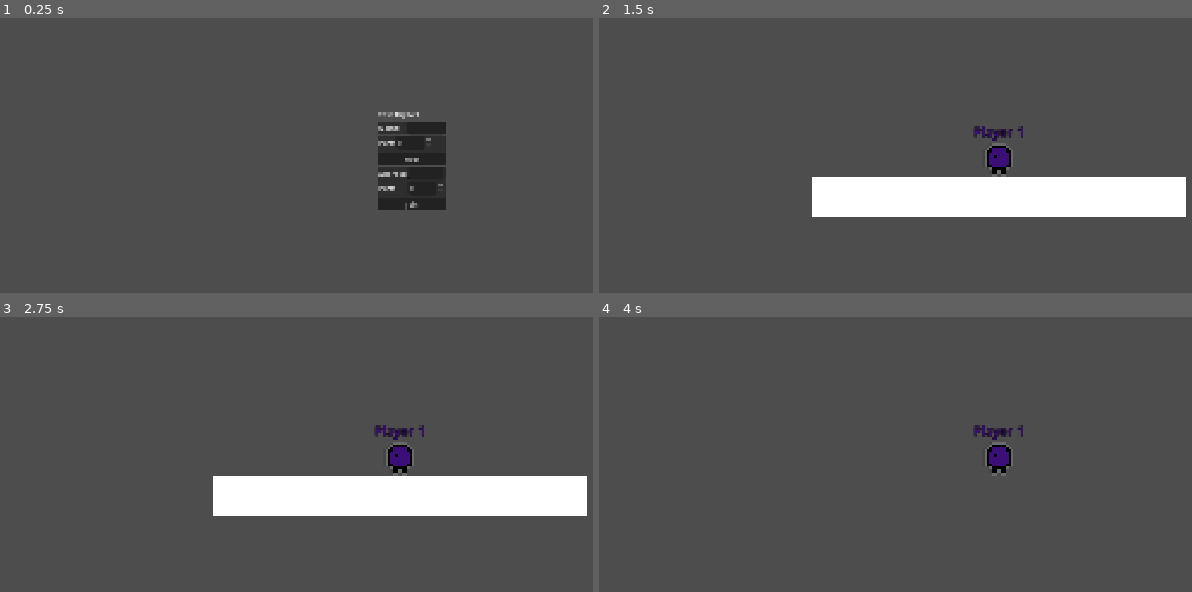
Above: before the commit, frames 1-4 (two rows, left to right).
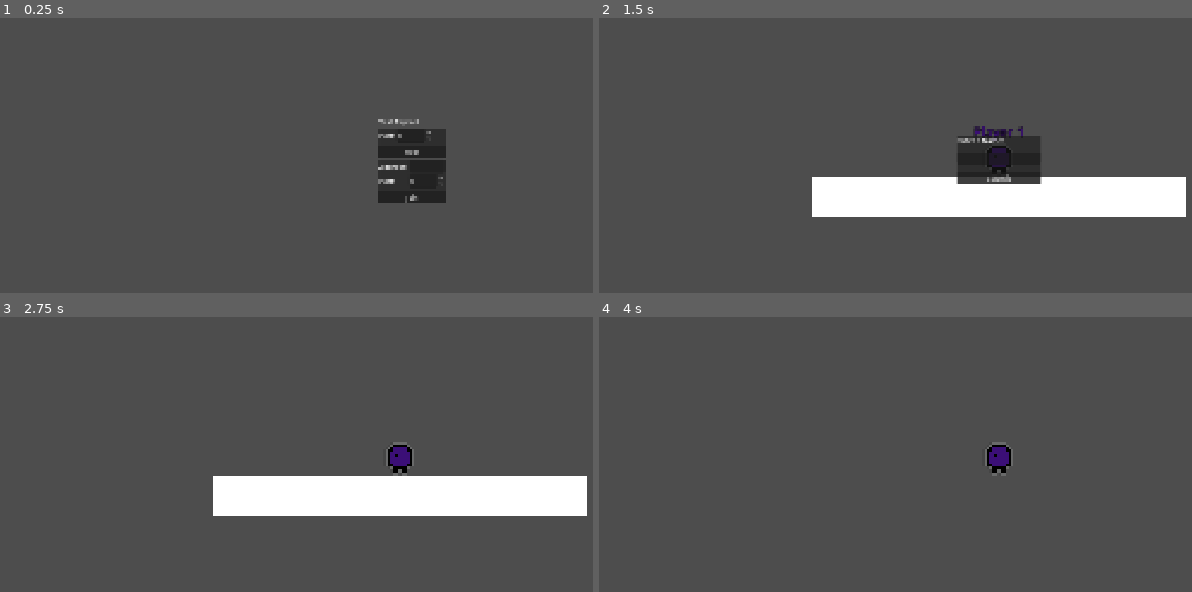
Above: after the commit, the same moments.

Repository: Mrneptune11/Unlimited-Games-Jam
Game: Godot game, scene res://Main/Lobby/Lobby.tscn
Two runs of this game, one before a commit and one after it. Both use one fixed random seed, a clock stepped at 60 frames per second and the inputs below.
Inputs (mouse positions are in pixels of both pictures, inside the frame that each line leads up to):
- Up to frame 1 (0.25 s): no input
- Up to frame 2 (1.5 s): click (1025, 174) at 0.52 s; type "12" at 0.6 s; click "Host" at 1.25 s
- Up to frame 3 (2.75 s): click (397, 476) at 2 s, where only the run after the commit has a clickable "Submit"
- Up to frame 4 (4 s): tap Enter at 2.75 s; hold D (move_right) from 2.78 s (still down); tap 0 at 2.85, 3.6 s; tap Space (move_up) at 3.02, 3.77 s

The runs differ from the first frame. In frame 1, 1.4% of the frame differs, in the area x 63-76%, y 34-70%; in frame 2, 2.2%, in the area x 60-75%, y 42-61%; in frame 3, 0.2%; in frame 4, 0.2%.

Commit message:
players can name themselves

Diff:
--- a/Main/Lobby/Lobby.tscn
+++ b/Main/Lobby/Lobby.tscn
@@ -54,21 +54,6 @@
 [node name="ENet" type="VBoxContainer" parent="UI/Start" unique_id=2036676489]
 layout_mode = 2
 
-[node name="NameContainer" type="PanelContainer" parent="UI/Start/ENet" unique_id=1089841600]
-layout_mode = 2
-
-[node name="HBox" type="HBoxContainer" parent="UI/Start/ENet/NameContainer" unique_id=234368910]
-layout_mode = 2
-theme_override_constants/separation = 16
-
-[node name="NameLabel" type="Label" parent="UI/Start/ENet/NameContainer/HBox" unique_id=96413914]
-layout_mode = 2
-text = "Name:"
-
-[node name="Name" type="LineEdit" parent="UI/Start/ENet/NameContainer/HBox" unique_id=665797565]
-custom_minimum_size = Vector2(94, 0)
-layout_mode = 2
-
 [node name="HostENet" type="PanelContainer" parent="UI/Start/ENet" unique_id=251083739]
 layout_mode = 2
 
--- /dev/null
+++ b/Objects/Entry Box/EntryBox.tscn
@@ -0,0 +1,35 @@
+[gd_scene format=3 uid="uid://cf4hevrnltnek"]
+
+[ext_resource type="Script" uid="uid://hxdqybynr1ro" path="res://Objects/Entry Box/entry_box.gd" id="1_vgqg1"]
+
+[node name="NameContainer" type="PanelContainer" unique_id=1066980682]
+custom_minimum_size = Vector2(200, 0)
+anchors_preset = 8
+anchor_left = 0.5
+anchor_top = 0.5
+anchor_right = 0.5
+anchor_bottom = 0.5
+offset_left = -100.0
+offset_top = -35.0
+offset_right = 100.0
+offset_bottom = 35.0
+grow_horizontal = 2
+grow_vertical = 2
+script = ExtResource("1_vgqg1")
+
+[node name="HBox" type="VBoxContainer" parent="." unique_id=1392790689]
+layout_mode = 2
+theme_override_constants/separation = 16
+
+[node name="NameLabel" type="Label" parent="HBox" unique_id=325161527]
+layout_mode = 2
+text = "Enter a Name:"
+
+[node name="Entry" type="LineEdit" parent="HBox" unique_id=1490367714]
+custom_minimum_size = Vector2(94, 0)
+layout_mode = 2
+max_length = 8
+
+[node name="Button" type="Button" parent="HBox" unique_id=381439818]
+layout_mode = 2
+text = "Submit"
--- /dev/null
+++ b/Objects/Entry Box/entry_box.gd
@@ -0,0 +1,7 @@
+class_name EntryBox extends PanelContainer
+
+@onready var my_button:Button = $HBox/Button
+@onready var my_entry:LineEdit = $HBox/Entry
+
+func _ready()->void:
+	my_button.pressed.connect(queue_free)
--- a/Objects/Player/player.gd
+++ b/Objects/Player/player.gd
@@ -81,6 +81,7 @@
 		$Camera2D.make_current()
 
 	create_label()
+	ask_name()
 
 @rpc("authority", "call_local", "reliable")
 func teleport(new_pos: Vector2) -> void:
@@ -214,11 +215,30 @@
 
 #-------------------------------------------------------------------------------
 
-func update_label(label:NameLabel)->void:
-	my_label = label
+func update_label(label:String)->void:
+	print(label)
+	player_name = label
+	my_label.text = player_name
 
 func create_label() -> void:
 	var player_label: NameLabel = preload("res://Objects/NameLabel/NameLabel.tscn").instantiate()
 	player_label.set_label(player_name, color_id)
-	update_label(player_label)
+	my_label = player_label
 	get_node("/root/Lobby/UI").add_child(player_label)
+
+
+func ask_name()->void:
+	if (!local): return
+
+	var name_box:EntryBox = preload("res://Objects/Entry Box/EntryBox.tscn").instantiate()
+	get_node("/root/Lobby/UI").add_child(name_box)
+
+
+	name_box.my_button.pressed.connect(func():
+		set_player_name.rpc(name_box.my_entry.text)
+	)
+
+@rpc("any_peer", "call_local")
+func set_player_name(name: String):
+	player_name = name
+	my_label.text = name
Not shown, added: Objects/Entry Box/entry_box.gd.uid
